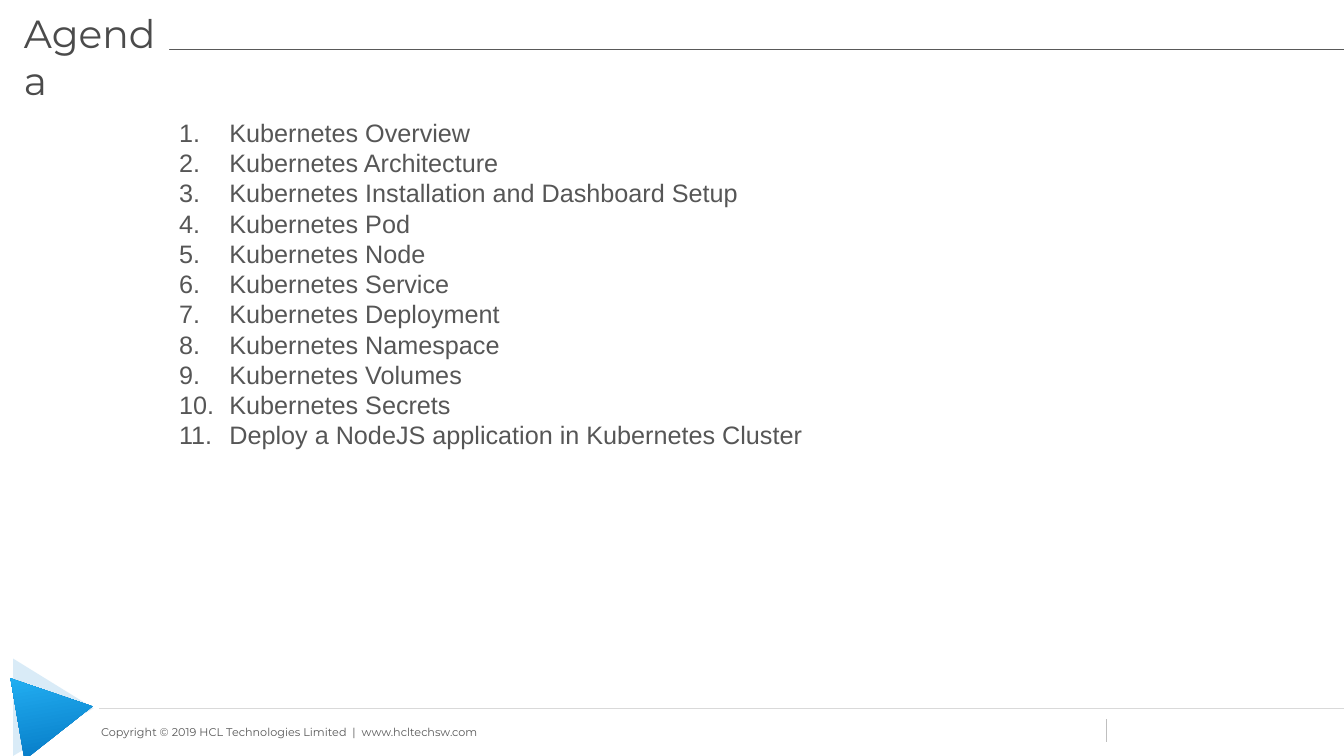
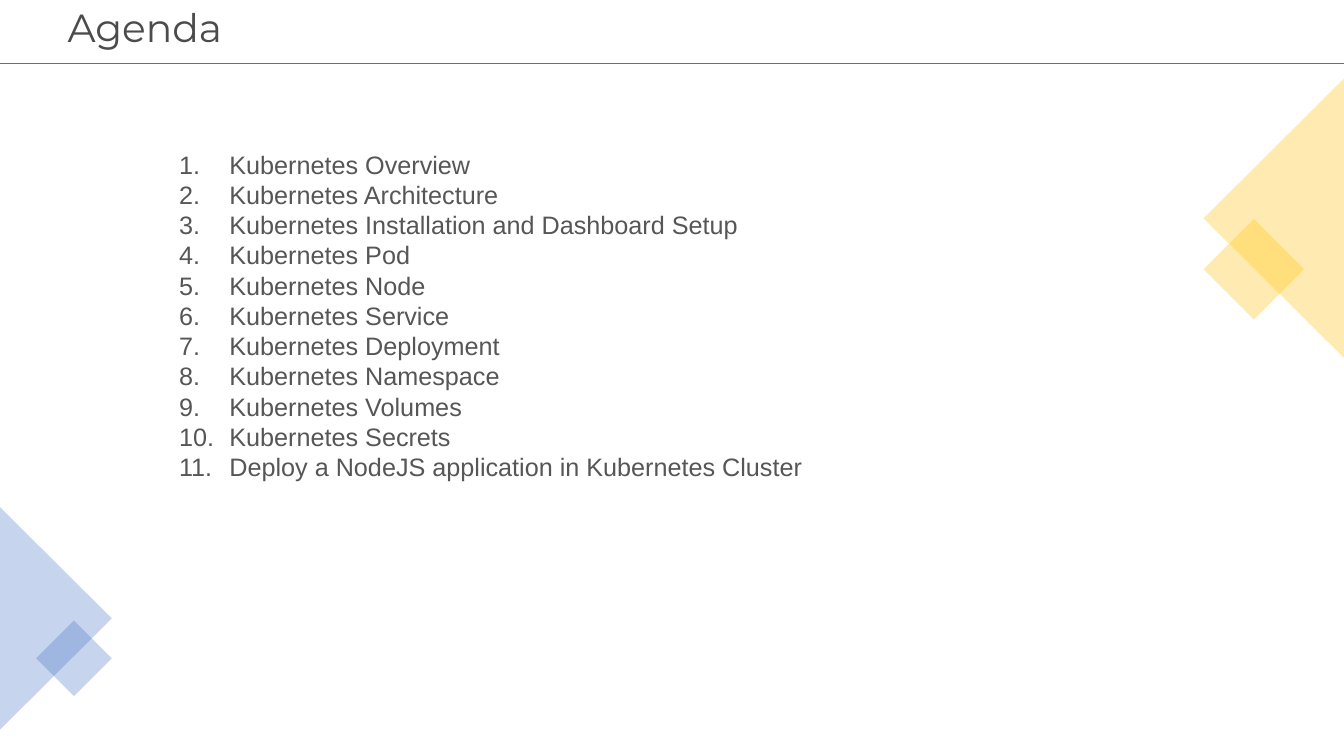
Before and after one commit to learning-zone/docker-and-kubernetes-basics, a slide deck: slide 2 of kubernetes-workshop-files/Kubernetes_Workshop.pptx. Drawn at 1344x756 pixels with LibreOffice and Linux fonts; fonts in the diff are those of the drawing; background and template pictures are left out. Boxes give left, top, right and bottom in pixels: in the first picture for what was removed or moved away, otherwise in the second. Text is boxed around its words. In the diff, an @@ line names an element or a change of style, - is before the commit and + after.

```diff
--- a/kubernetes-workshop-files/Kubernetes_Workshop.pptx
+++ b/kubernetes-workshop-files/Kubernetes_Workshop.pptx
@@ title "Agenda": place and size @@
-title "Agenda" at [14,4,169,74]
+title "Agenda" at [68,13,223,50]
@@ title "Agenda" at [68,13,223,50]: line spacing 1 to 0.9; vertical alignment top to middle @@
@@ line removed from (29, 49) to (1344, 49) @@
@@ line added from (0, 64) to (1344, 64), #4472C4 0.5 pt @@
@@ triangle added at [1204,79,1344,358], fill #FFC000 at 30% opacity @@
@@ text "Kubernetes Overview": place and size @@
-text "Kubernetes Overview" at [229,123,802,449]
+text "Kubernetes Overview" at [229,155,802,481]
@@ rectangle added at [1204,219,1305,320], fill #FFC000 at 30% opacity @@
@@ triangle added at [0,507,112,730], fill #4472C4 at 30% opacity @@
@@ rectangle added at [36,620,112,696], fill #4472C4 at 30% opacity @@
@@ triangle removed at [14,659,94,756] @@
@@ triangle removed at [11,665,100,756] @@
@@ line removed from (100, 709) to (1344, 709) @@
@@ line removed from (1107, 719) to (1107, 742) @@
@@ text removed at [101,728,478,738] @@
-Copyright © 2019 HCL Technologies Limited | www.hcltechsw.com
```
Also in this commit, not shown: 19 other slides changed, 1 slide added.
